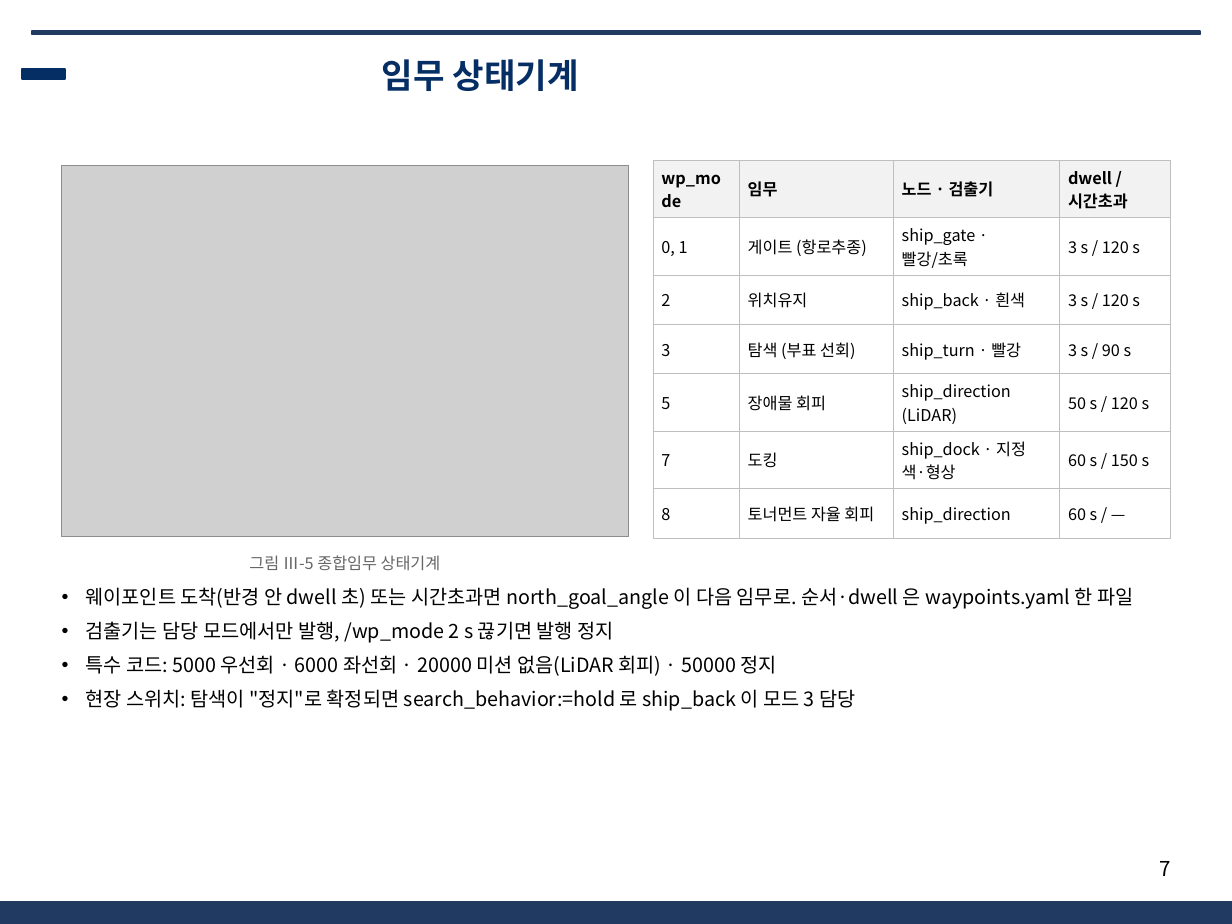
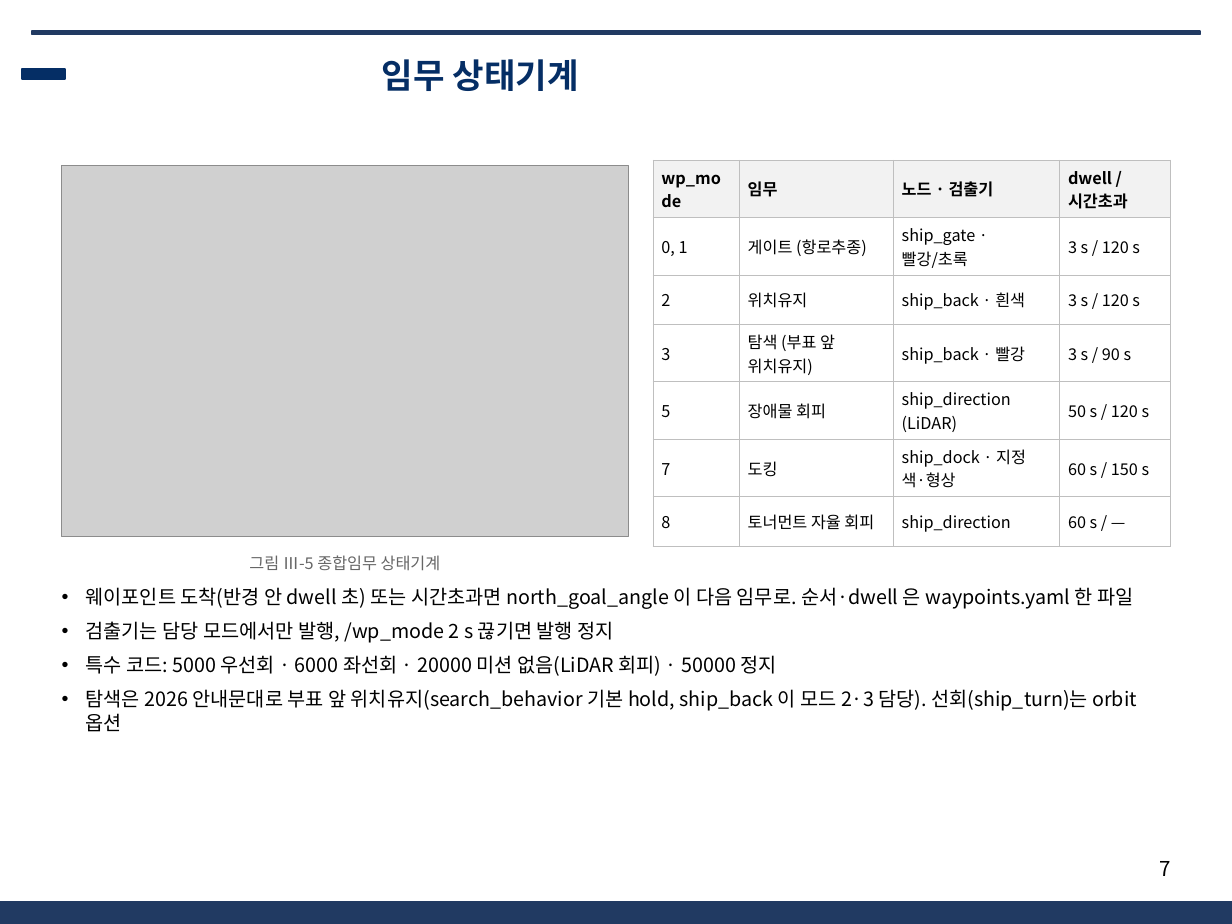
Before and after one commit to unmatsutake377-rgb/ros2_ws, a slide deck: slide 7 of docs/전달용/보고서_분담/발표자료_SSF_B.pptx. Drawn at 1232x924 pixels with LibreOffice and Linux fonts; fonts in the diff are those of the drawing; grey boxes stand for pictures; background and template pictures are left out. Boxes give left, top, right and bottom in pixels: in the first picture for what was removed or moved away, otherwise in the second. Text is boxed around its words. In the diff, an @@ line names an element or a change of style, - is before the commit and + after.

```diff
--- a/docs/전달용/보고서_분담/발표자료_SSF_B.pptx
+++ b/docs/전달용/보고서_분담/발표자료_SSF_B.pptx
@@ table at (653,160,1170,536) @@
-row 4, column 2: 탐색 (부표 선회)
+row 4, column 2: 탐색 (부표 앞 위치유지)
-row 4, column 3: ship_turn · 빨강
+row 4, column 3: ship_back · 빨강
@@ text at (86,689,1137,732): text changed @@
-• 현장 스위치: 탐색이 "정지"로 확정되면 search_behavior:=hold 로 ship_back 이 모드 3 담당
+• 탐색은 2026 안내문대로 부표 앞 위치유지(search_behavior 기본 hold, ship_back 이 모드 2·3 담당). 선회(ship_turn)는 orbit 옵션
```
Also in this commit, not shown: 13 other files.
